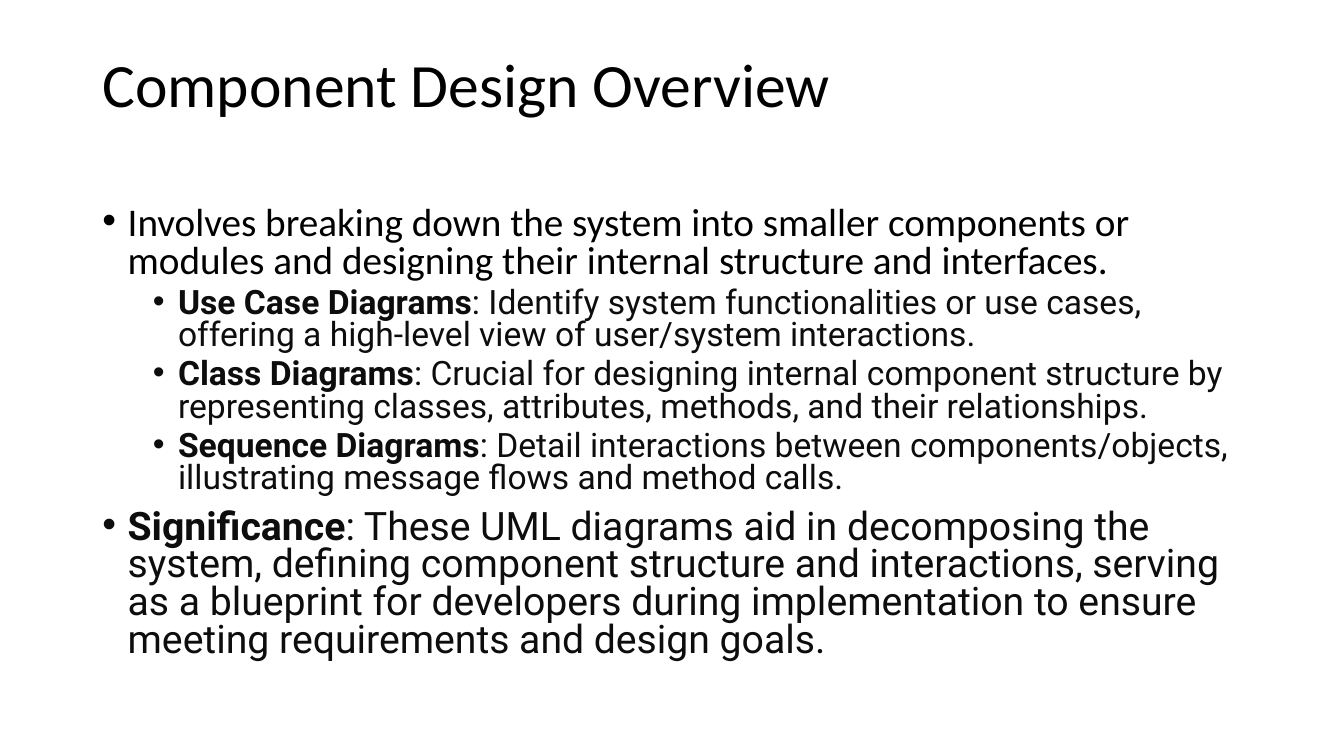
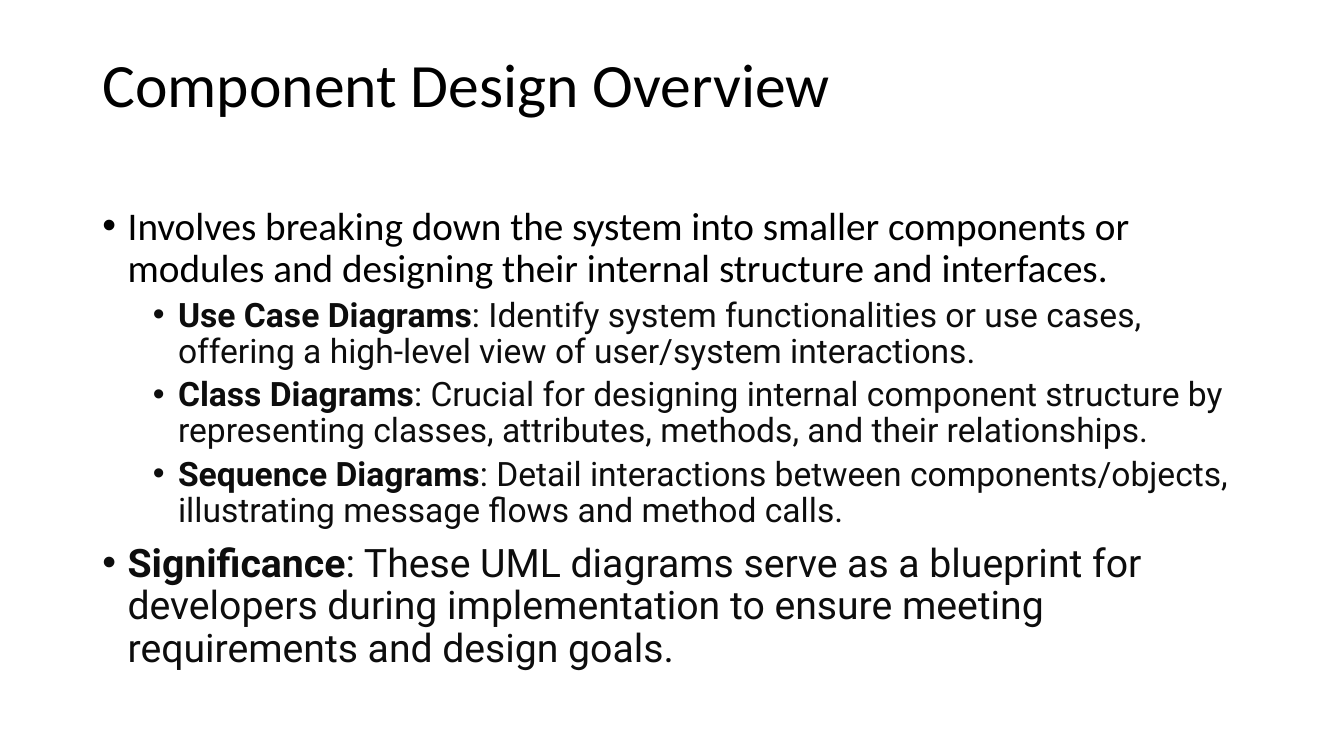
Before and after one commit to johnxu21/johnxu21.github.io, a slide deck: slide 14 of teaching/CS472/Timetable/OOD-V2.pptx. Drawn at 1344x756 pixels with LibreOffice and Linux fonts; fonts in the diff are those of the drawing. Boxes give left, top, right and bottom in pixels: in the first picture for what was removed or moved away, otherwise in the second. Text is boxed around its words. In the diff, an @@ line names an element or a change of style, - is before the commit and + after.

```diff
--- a/teaching/CS472/Timetable/OOD-V2.pptx
+++ b/teaching/CS472/Timetable/OOD-V2.pptx
@@ text at (128, 212, 1228, 529): line spacing 0.8 to 0.9 @@
@@ text at (128, 547, 1141, 670): text changed @@
-• Significance: These UML diagrams aid in decomposing the system, defining component structure and interactions, serving as a blueprint for developers during implementation to ensure meeting requirements and design goals.
+• Significance: These UML diagrams serve as a blueprint for developers during implementation to ensure meeting requirements and design goals.
```
Also in this commit, not shown: 6 other slides changed, 1 other file.
